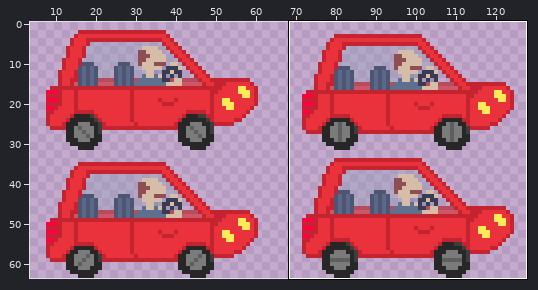
Sprite sheet -- Ready-Run/Assets/Images/Cars/RedCar/CarRed-Sheet.png. Above: a wide view before the commit, with the close-up outlined.
Close-up. Earlier state:
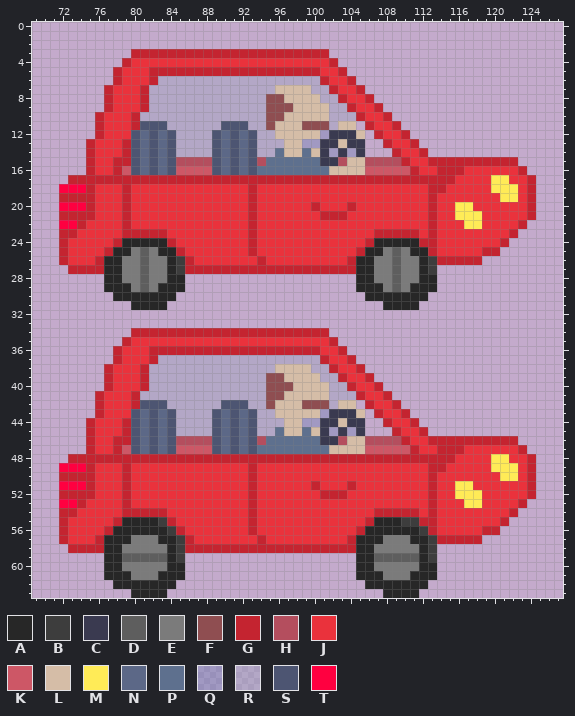
The file is 128x64 pixels. Shown: x 69..127, y 0..63. The wide view leaves out empty margins. The commit also changed other parts of the picture, which this record leaves out.
Palette (. is transparent): A #272727  B #3d3d3d  C #3a3a50  D #5e5e5e  E #7b7b7b  F #8f4e51  G #c42430  H #b44e5e  J #ea323c  K #cd5766  L #d5bda7  M #ffeb57  N #5c6887  P #5e708e  Q #5675ae51  R #92a1b956  S #4d5572  T #ff0040
Pixels before, first column x 72:
 3 ........GGGGGGGGGGGGGGGGGGGGGG.......................
 4 .......GJJJJJJJJJJJJJJJJJJJJJJG......................
 5 ......GJJJGGGGGGGGGGGGGGGGGGGJJG.....................
 6 ......GJJJGRRRRRRRRRRRRRRRRRRGJJG....................
 7 .....GJJJGRRRRRRRRRRRRRRLLLLRRGJJG...................
 8 .....GJJJGRRRRRRRRRRRRRFFLLLLRRGJJG..................
 9 .....GJJJGRRRRRRRRRRRRRFFFLLLLRRGJJG.................
10 ....GJJJGRRRRRRRRRRRRRRFFLLLLLRRRGJJG................
11 ....GJJJGSSSRRRRRRSSSRRFLLLFFFRLL.GJJG...............
12 ....GJJJSNSNSRRRRSNSNSRRLLLLLQCCCL.GJJG..............
13 ...GJJJGSNSNSRRRRSNSNSRRRLLQQCCLCC..GJJG.............
14 ...GJJJGSNSNSRRRRSNSNSRRPLLPLCQCQC...GJJG............
15 ...GJJGGSNSNSHHHHSNSNSHPPPPPPCCHLLHHHHGJJGGGGGGGGGG..
16 ...GJJGKSNSNSKKKKSNSNSPPPPPPPPLLLLKKKKKGJJGGGJJJJJJG.
17 .GGGGGGGGGGGGGGGGGGGGGGGGGGGGGGGGGGGGGGGGGGGJJJJMMJJG
18 TTTGJJJGJJJJJJJJJJJJJGJJJJJJJJJJJJJJJJJJJGGJJJJJMMMJG
19 GGGGJJJGJJJJJJJJJJJJJGJJJJJJJJJJJJJJJJJJJGJJJJJJJMMJG
20 TTTGJJJGJJJJJJJJJJJJJGJJJJJJGJJJGJJJJJJJJGJJMMJJJJJJG
21 GGGGJJJGJJJJJJJJJJJJJGJJJJJJJGGGJJJJJJJJJGJJMMMJJJJJG
22 TTGJJJJGJJJJJJJJJJJJJGJJJJJJJJJJJJJJJJJJJGJJJMMJJJJG.
23 GGJJJJJGGGGGJJJJJJJJJGJJJJJJJJJJJJJGGGGGJGJJJJJJJJG..
24 GJJJJJGAAAAAGJJJJJJJJGJJJJJJJJJJJJGAAAAAGGJJJJJJJG...
25 GJJJJGAAEDEAAGJJJJJJJGJJJJJJJJJJJGAAEDEAAGJJJJJGG....
26 GJJJGAAEEDEEABGJJJJJJJGJJJJJJJJJGAAEEDEEABGGGGG......
27 .GGGGAAEEDEEABGGGGGGGGGGGGGGGGGGGAAEEDEEAB...........
28 .....AAEEDEEAA...................AAEEDEEAA...........
29 .....AAAEDEAAA...................AAAEDEAAA...........
30 ......AAAAAAA.....................AAAAAAA............
31 ........AAAA........................AAAA.............
32 .....................................................
33 .....................................................
34 ........GGGGGGGGGGGGGGGGGGGGGG.......................
35 .......GJJJJJJJJJJJJJJJJJJJJJJG......................
36 ......GJJJGGGGGGGGGGGGGGGGGGGJJG.....................
37 ......GJJJGRRRRRRRRRRRRRRRRRRGJJG....................
38 .....GJJJGRRRRRRRRRRRRRRLLLLRRGJJG...................
39 .....GJJJGRRRRRRRRRRRRRFFLLLLRRGJJG..................
40 .....GJJJGRRRRRRRRRRRRRFFFLLLLRRGJJG.................
41 ....GJJJGRRRRRRRRRRRRRRFFLLLLLRRRGJJG................
42 ....GJJJGSSSRRRRRRSSSRRFLLLFFFRLL.GJJG...............
43 ....GJJJSNSNSRRRRSNSNSRRLLLLLQCCCL.GJJG..............
44 ...GJJJGSNSNSRRRRSNSNSRRRLLQQCCLCC..GJJG.............
45 ...GJJJGSNSNSRRRRSNSNSRRPLLPLCQCQC...GJJG............
46 ...GJJGGSNSNSHHHHSNSNSHPPPPPPCCHLLHHHHGJJGGGGGGGGGG..
47 ...GJJGKSNSNSKKKKSNSNSPPPPPPPPLLLLKKKKKGJJGGGJJJJJJG.
48 .GGGGGGGGGGGGGGGGGGGGGGGGGGGGGGGGGGGGGGGGGGGJJJJMMJJG
49 TTTGJJJGJJJJJJJJJJJJJGJJJJJJJJJJJJJJJJJJJGGJJJJJMMMJG
50 GGGGJJJGJJJJJJJJJJJJJGJJJJJJJJJJJJJJJJJJJGJJJJJJJMMJG
51 TTTGJJJGJJJJJJJJJJJJJGJJJJJJGJJJGJJJJJJJJGJJMMJJJJJJG
52 GGGGJJJGJJJJJJJJJJJJJGJJJJJJJGGGJJJJJJJJJGJJMMMJJJJJG
53 TTGJJJJGJJJJJJJJJJJJJGJJJJJJJJJJJJJJJJJJJGJJJMMJJJJG.
54 GGJJJJJGGGGGJJJJJJJJJGJJJJJJJJJJJJJGGGGGJGJJJJJJJJG..
55 GJJJJJGAAAABGJJJJJJJJGJJJJJJJJJJJJGAAABBGGJJJJJJJG...
56 GJJJJGAAAAAABGJJJJJJJGJJJJJJJJJJJGAAAAAABGJJJJJGG....
57 GJJJGAAAEEEAABGJJJJJJJGJJJJJJJJJGAAAEEEAABGGGGG......
58 .GGGGAAEEEEEABGGGGGGGGGGGGGGGGGGGAAEEEEEAB...........
59 .....AADDDDDAB...................AADDDDDAB...........
60 .....AAEEEEEAA...................AAEEEEEAA...........
61 .....AAAEEEAAA...................AAAEEEAAA...........
62 ......AAAAAAA.....................AAAAAAA............
63 ........AAAA........................AAAA.............
Now the later version:
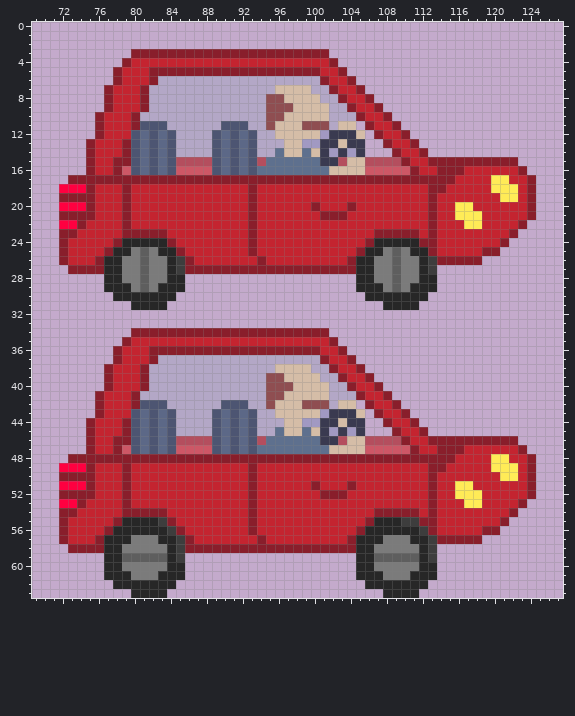
Edits made:
colour G: #c42430 -> #891e2b
colour J: #ea323c -> #c42430
Boxes around the changes in both close-ups, in picture pixels (x1, y1, x2, y2):
changed: (59, 49, 536, 274)
changed: (59, 328, 536, 553)
